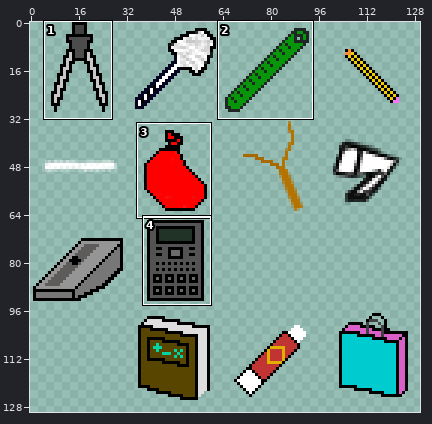
Edited in one commit: sprite sheet (Proyecto/RedBrickSky/images/weaponsSet.png). The first picture is a wide view before the edit; the outline marks the close-up.
Close-up. Before:
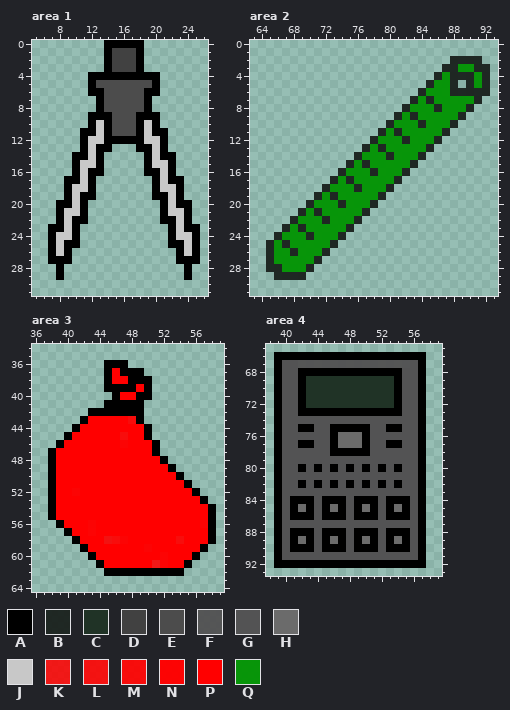
The file is 256x256 pixels. Pixels under 10% opacity are left out. Colours within 5 levels of each other are drawn and written as one. Shown: area 1: x 5..26, y 0..31; area 2: x 63..93, y 0..31; area 3: x 36..59, y 34..64; area 4: x 38..59, y 65..93. The wide view leaves out empty margins. The commit also changed other parts of the picture, which this record leaves out.
Palette (. is transparent): A #000000  B #19201cf2  C #203326  D #414141  E #4c4c4c  F #535354f9  G #535354  H #6b6b6b  J #c8c8c8  K #ff0000dd  L #ff0000e5  M #ff0000ee  N #ff0000f9  P #ff0000  Q #009300f2
The same view after the edit:
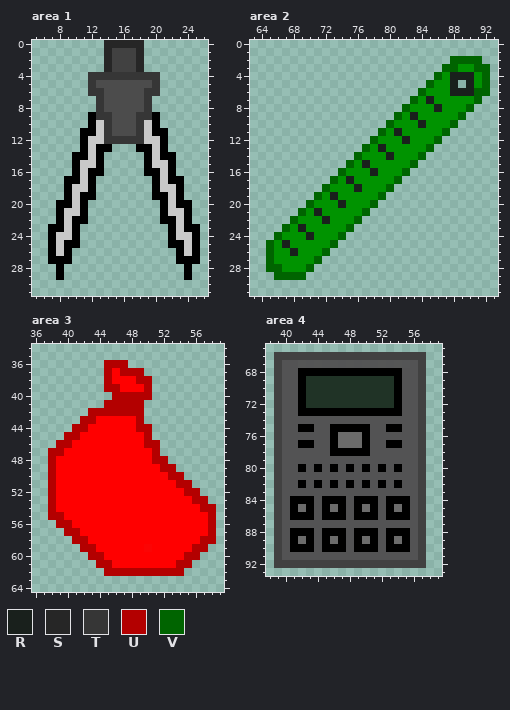
Colours new in this view: R #19201c  S #262626  T #363636  U #b30000  V #006400
Diff:
colour Q: #009300f2 -> #009300
Changed rows in their new state; - is a pixel that keeps its letter.
Area 1:
first column x 12:
 0 --SSSSS--
 1 --S---S--
 2 --S---S--
 3 --S---S--
 4 TTTTTTTTT
 5 T-------T
 6 TT-----TT
 7 -T-----T-
 8 -T-----T-
 9 -TT---TT-
10 --T---T--
11 --T---T--
12 --TTTTT--
Area 2:
first column x 65:
 2 -----------------------VVVV-
 3 ----------------------VV--VV
 4 ---------------------V-RRR-V
 5 --------------------V--R-R-V
 6 -------------------V---RRRVV
 7 ------------------V-R-----V-
 8 -----------------V---R---V--
 9 ----------------V-R-----V---
10 ---------------V---R---V----
11 --------------V-R-----V-----
12 -------------V---R---V------
13 ------------V-R-----V-------
14 -----------V---R---V--------
15 ----------V-R-----V---------
16 ---------V---R---V----------
17 --------V-R-----V-----------
18 -------V---R---V------------
19 ------V-R-----V-------------
20 -----V---R---V--------------
21 ----V-R-----V---------------
22 ---V---R---V----------------
23 --V-R-----V-----------------
24 -V---R---V------------------
25 V-R-----V-------------------
26 V--R---V--------------------
27 V-----V---------------------
28 VV---V----------------------
29 -VVVV-----------------------
Area 3:
first column x 38:
36 -------UUU-----------
37 -------U-UUU---------
38 -------U--PUU--------
39 -------UUPP-U--------
40 --------UUUUU--------
41 -------UUUUU---------
42 -----UUUUUUU---------
43 ----UU----PU---------
44 ---UU------UU--------
45 --UU-----P--U--------
46 -UU------P--UU-------
47 UU-----------U-------
48 U------------UU------
49 U-------------UU-----
50 U-------------NUU----
51 U---------------UU---
52 U--P-------------UU--
53 U-----------------UU-
54 U------------------UU
55 UU------------------U
56 -UU--P-------------PU
57 --UU-P--------------U
58 ---UU--PPP------P--UU
59 ----UU------------UU-
60 -----UU-------P--UU--
61 ------UUN----PP-UU---
62 -------UUUUUUUUUU----
Area 4:
first column x 39:
66 DDDDDDDDDDDDDDDDDDD
67 D-----------------D
68 D-----------------D
69 D-----------------D
70 D-----------------D
71 D-----------------D
72 D-----------------D
73 D-----------------D
74 D-----------------D
75 D-----------------D
76 D-----------------D
77 D-----------------D
78 D-----------------D
79 D-----------------D
80 D-----------------D
81 D-----------------D
82 D-----------------D
83 D-----------------D
84 D-----------------D
85 D-----------------D
86 D-----------------D
87 D-----------------D
88 D-----------------D
89 D-----------------D
90 D-----------------D
91 D-----------------D
92 DDDDDDDDDDDDDDDDDDD
Boxes around the changes in both close-ups, in picture pixels (x1, y1, x2, y2):
changed: (88, 40, 160, 144)
changed: (266, 56, 490, 280)
changed: (48, 360, 216, 576)
changed: (274, 352, 426, 568)
